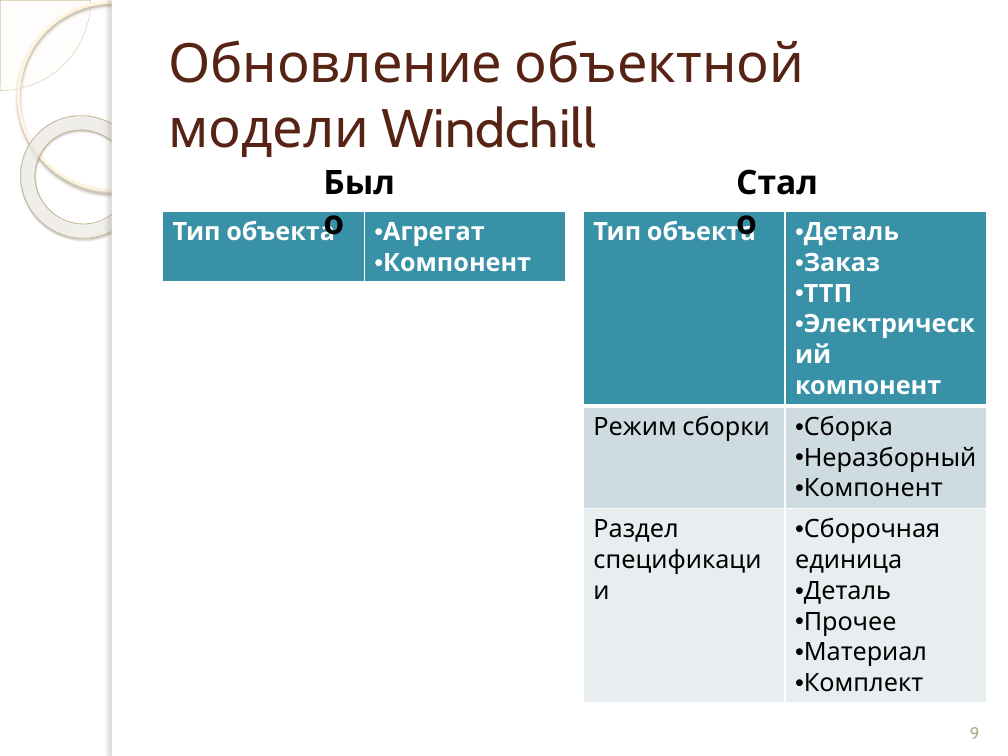
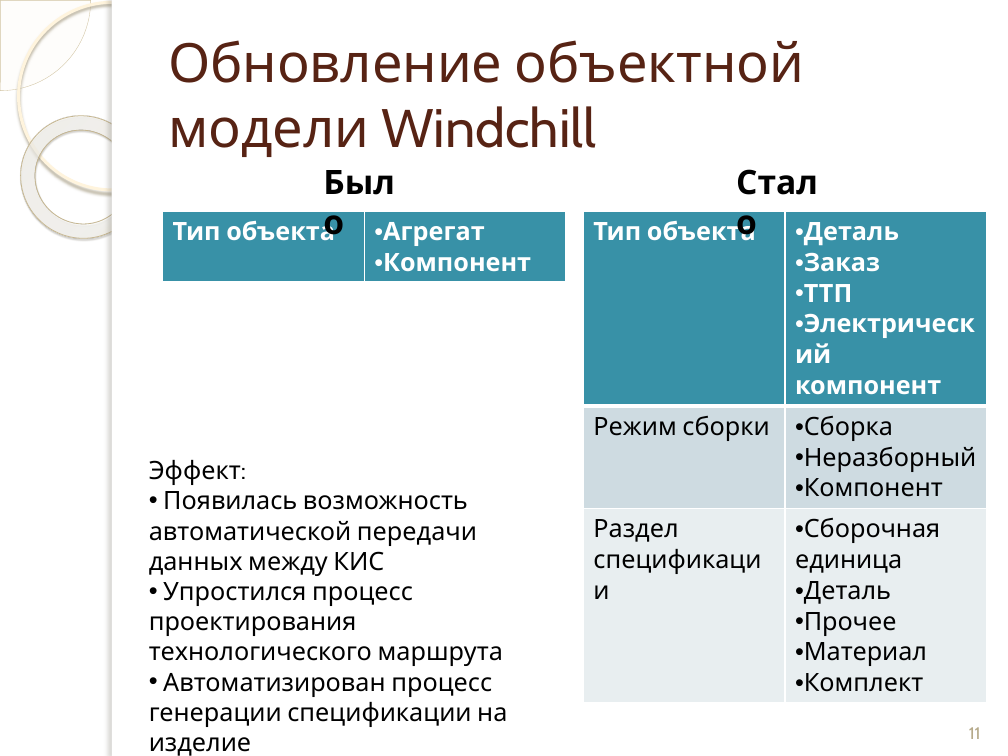
Before and after one commit to andreytemn/university, a slide deck: slide 11 of diplom/Темников презентация к диплому.pptx (slide 9 before the commit). Drawn at 1008x756 pixels with LibreOffice and Linux fonts; fonts in the diff are those of the drawing; background and template pictures are left out. Boxes give left, top, right and bottom in pixels: in the first picture for what was removed or moved away, otherwise in the second. Text is boxed around its words. In the diff, an @@ line names an element or a change of style, - is before the commit and + after.

```diff
--- a/diplom/Темников презентация к диплому.pptx
+++ b/diplom/Темников презентация к диплому.pptx
@@ text added at [149,460,507,756], 18 pt, text #000000 @@
+Эффект:
+• Появилась возможность автоматической передачи данных между КИС
+• Упростился процесс проектирования технологического маршрута
+• Автоматизирован процесс генерации спецификации на изделие
@@ page number at [969,727,981,739]: text changed @@
-9
+11
```
Also in this commit, not shown: 7 other slides changed, 3 slides added, 3 other files.
